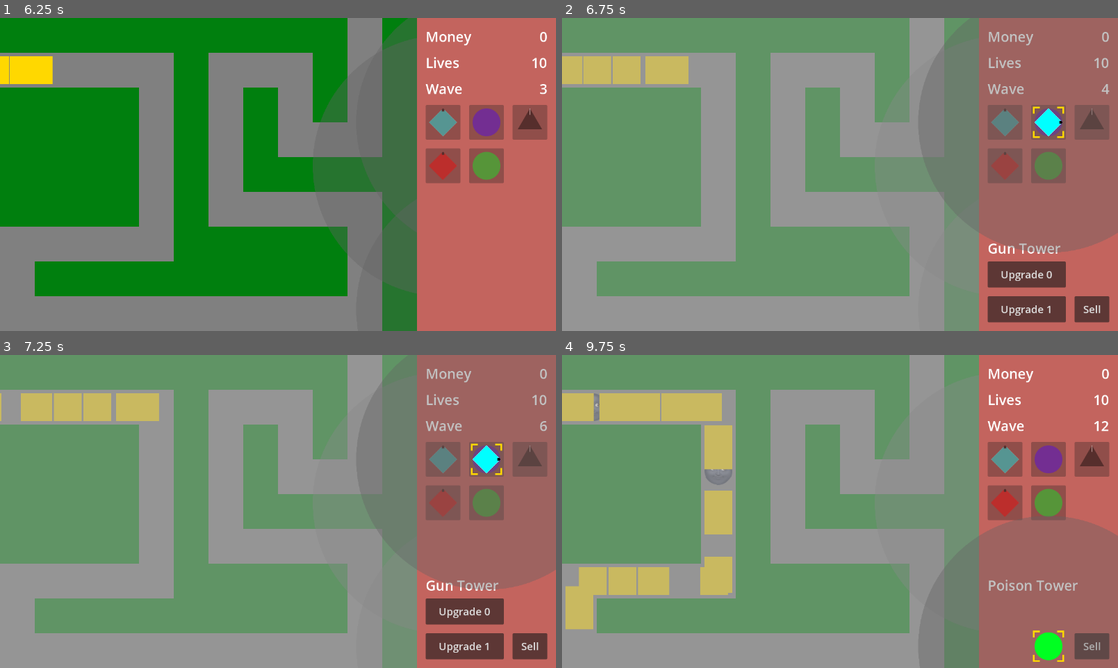
Above: before the commit, frames 1-4 (two rows, left to right).
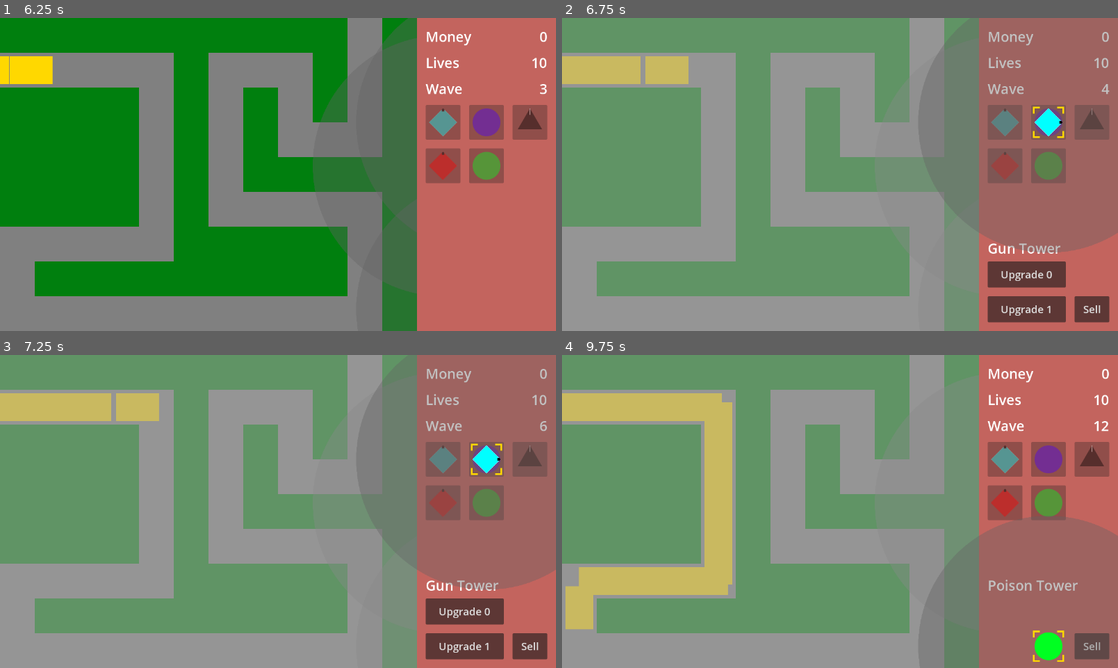
Above: after the commit, the same moments.

Repository: phrasmotica/godot-tower-defence
Game: Godot game, scene res://scenes/game.tscn
Same seed, same stepped clock (60 frames per second), same inputs: the game is played once before the commit and once after it.
Inputs (mouse positions are in pixels of both pictures, inside the frame that each line leads up to):
- Up to frame 1 (6.25 s): click "Start" at 0.5 s; click (444, 121) at 1.25 s; click (489, 121) at 2 s; click (528, 121) at 2.75 s; click (444, 165) at 3.5 s; click (489, 165) at 4.25 s; click "Move here to cancel" at 5 s; tap Enter (ui_accept) at 5.75, 5.85, 6.02 s; move the mouse to (400, 158) at 5.77 s; hold Shift (fast_forward) from 5.78 s (still down); click (400, 158) at 5.92 s
- Up to frame 2 (6.75 s): tap Enter (ui_accept) at 6.32 s; move the mouse to (728, 190) at 6.52 s; release Shift (fast_forward) at 6.53 s; tap . (next_tower) at 6.6 s
- Up to frame 3 (7.25 s): tap Enter (ui_accept) at 6.77, 6.8, 7.07 s
- Up to frame 4 (9.75 s): move the mouse to (895, 442) at 7.27 s; hold Shift (fast_forward) 7.28-8.78 s; tap , (previous_tower) at 7.35, 9.6 s; tap Enter (ui_accept) at 7.55, 8.1, 8.27, 8.57, 9.02, 9.05, 9.32 s; move the mouse to (812, 574) at 8.02 s; click (812, 574) at 8.17 s; move the mouse to (1006, 558) at 8.77 s; tap . (next_tower) at 8.85 s; move the mouse to (673, 464) at 9.52 s

Frame 1 is identical in both runs. In frame 2, less than 0.1% of the frame differs, in the area x 3-10%, y 12-22%; in frame 3, 0.4%; in frame 4, 1.6%, in the area x 5-31%, y 12-77%.
Error in both runs: Cannot call method 'queue_free' on a null value. (res://scripts/game_ui.gd:167)

Commit message:
Spawn first three waves from default collection, then fallback waves afterwards

Diff:
--- a/scenes/game.tscn
+++ b/scenes/game.tscn
@@ -9,6 +9,7 @@
 [ext_resource type="Texture2D" uid="uid://c5wfvtw4begee" path="res://assets/sprites/background_tilemap.png" id="4_w3iny"]
 [ext_resource type="Script" path="res://scripts/tower_manager.gd" id="5_rtba5"]
 [ext_resource type="PackedScene" uid="uid://brbdisl4wehyt" path="res://scenes/enemy_boss.tscn" id="5_w1r6e"]
+[ext_resource type="Resource" uid="uid://yh7obycpwwoe" path="res://waves/waves_path0.tres" id="7_kcxo6"]
 [ext_resource type="PackedScene" uid="uid://bfpflw4sl38vd" path="res://scenes/game_over.tscn" id="9_2ng1j"]
 [ext_resource type="PackedScene" uid="uid://c4jpggyrn7oc2" path="res://scenes/start_game.tscn" id="9_sjprc"]
 [ext_resource type="PackedScene" uid="uid://drho24vtc7gs3" path="res://scenes/game_ui.tscn" id="10_gkcsa"]
@@ -135,6 +136,7 @@
 boss_enemy_scene = ExtResource("5_w1r6e")
 enemy_scene = ExtResource("2_s70yg")
 last_wave = 30
+waves = ExtResource("7_kcxo6")
 
 [node name="Background" type="Node2D" parent="."]
 
--- a/scripts/waves_manager.gd
+++ b/scripts/waves_manager.gd
@@ -9,6 +9,9 @@
 var last_wave: int = 10
 
 var wave_number: int = 0
+
+@export
+var waves: WaveCollection
 
 signal wave_sent(wave_number: int)
 
@@ -31,11 +34,21 @@
 
 	var is_boss_wave := wave_number % 5 == 0
 	var spawn_count := wave_number / 5 if is_boss_wave else wave_number
+	var spawn_frequency := 1.0
 	var enemy_to_spawn := boss_enemy_scene if is_boss_wave else enemy_scene
+
+	if wave_number <= waves.count():
+		var wave := waves.get_wave(wave_number)
+
+		print("Using " + str(wave.resource_path) + " resource")
+
+		spawn_count = wave.spawn_count
+		spawn_frequency = wave.spawn_frequency
+		enemy_to_spawn = wave.enemy
 
 	for i in range(spawn_count):
 		path.spawn_enemy(enemy_to_spawn)
-		await get_tree().create_timer(1.0).timeout
+		await get_tree().create_timer(1.0 / spawn_frequency).timeout
 
 func _on_start_game_start():
 	print("Enabling waves manager")
Not shown: 1 places in scenes/game.tscn that only renumber resources
